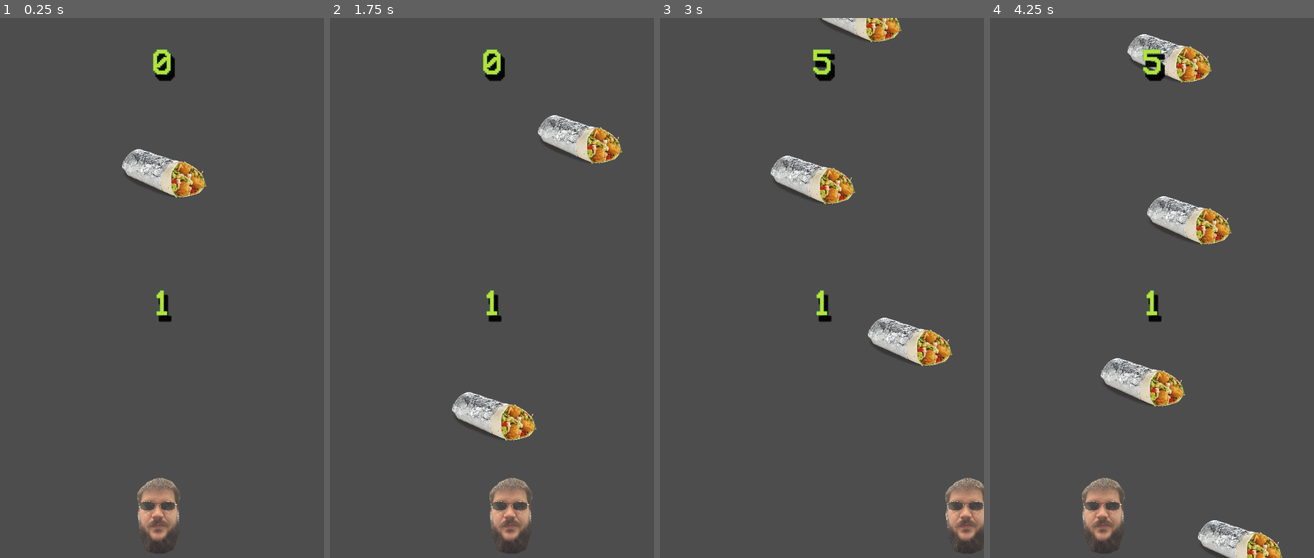
Above: before the commit, frames 1-4 (left to right).
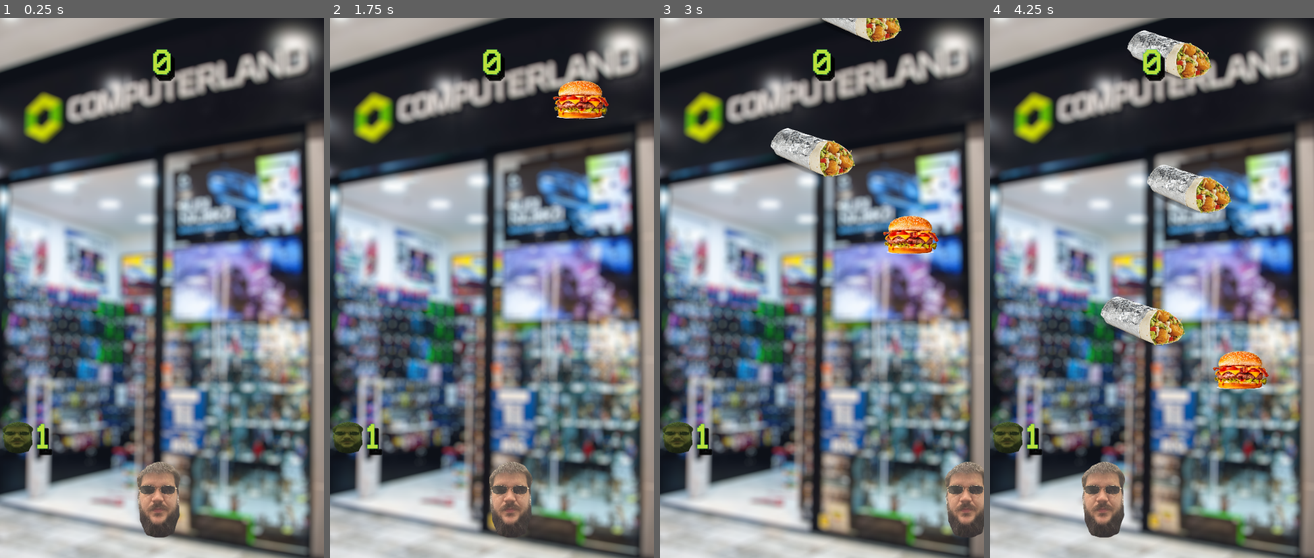
Above: after the commit, the same moments.

Repository: DKirkovik/Boki_eats_game
Game: Godot game, scene res://World/world.tscn
Two runs of this game, one before a commit and one after it. Both use one fixed random seed, a clock stepped at 60 frames per second and the inputs below.
Inputs:
- Up to frame 1 (0.25 s): no input
- Up to frame 2 (1.75 s): hold D (right) 0.53-1.28 s; hold A (left) from 1.28 s (still down)
- Up to frame 3 (3 s): release A (left) at 2.03 s; hold D (right) from 2.03 s (still down)
- Up to frame 4 (4.25 s): release D (right) at 3.53 s; hold A (left) from 3.53 s (still down)

The runs differ from the first frame. In frame 1, 90% of the frame differs, in the area x 0-100%, y 0-100%; in frame 2, 90%; in frame 3, 89%; in frame 4, 90%.

Commit message:
added powerups

Diff:
--- /dev/null
+++ b/Food/cake.tscn
@@ -0,0 +1,12 @@
+[gd_scene load_steps=3 format=3 uid="uid://bshqhfhqo4opj"]
+
+[ext_resource type="PackedScene" uid="uid://obr4c8xuj21u" path="res://Food/food.tscn" id="1_43j25"]
+[ext_resource type="Texture2D" uid="uid://c21blg3ov8qlm" path="res://Assets/burgir.png" id="2_b076s"]
+
+[node name="Burgir" instance=ExtResource("1_43j25")]
+
+[node name="Sprite2D" parent="." index="0"]
+texture = ExtResource("2_b076s")
+
+[node name="CollisionShape2D" parent="." index="1"]
+position = Vector2(1, 3)
--- a/Food/food.gd
+++ b/Food/food.gd
@@ -1,6 +1,6 @@
 extends Area2D
 
-@export var max_speed:float
+@export var max_speed:Vector2
 @export var direction:Vector2
 @export var points_range:Vector2
 
@@ -10,7 +10,7 @@
 
 func _ready():
 	points = randomize_points(points_range)
-	speed = max_speed
+	speed = randomize_speed(max_speed)
 
 func _physics_process(delta):
 	position += direction * speed * delta
@@ -20,9 +20,17 @@
 
 	return final_points
 
+func randomize_speed(s:Vector2) ->float:
+	var final_speed = randf_range(s.x,s.y)
+	return final_speed
+
 func get_points() -> float:
 	return points
 
 
 func _on_visible_on_screen_notifier_2d_screen_exited():
 	queue_free()
+
+
+func bounce_back(force:float) ->void:
+	position.y += -direction.y * force
--- a/Food/food.tscn
+++ b/Food/food.tscn
@@ -5,11 +5,11 @@
 
 [sub_resource type="CapsuleShape2D" id="CapsuleShape2D_pciiq"]
 radius = 35.0
-height = 139.23
+height = 96.0
 
 [node name="Food" type="Area2D"]
 script = ExtResource("1_dw75d")
-max_speed = 300.0
+max_speed = Vector2(200, 350)
 direction = Vector2(0, 1)
 points_range = Vector2(1, 10)
 
--- a/GUI/hud.gd
+++ b/GUI/hud.gd
@@ -1,7 +1,7 @@
 extends Control
 
 @onready var label = $MarginContainer/Label
-@onready var lives_label = $MarginContainer/lives
+@onready var lives_label = $VBoxContainer/lives
 
 
 func _ready():
--- a/GUI/hud.tscn
+++ b/GUI/hud.tscn
@@ -1,7 +1,8 @@
-[gd_scene load_steps=3 format=3 uid="uid://6miqyx3x5ovf"]
+[gd_scene load_steps=4 format=3 uid="uid://6miqyx3x5ovf"]
 
 [ext_resource type="Script" path="res://GUI/hud.gd" id="1_anr25"]
 [ext_resource type="LabelSettings" uid="uid://bqj4wsmbp8q75" path="res://Assets/Fonts/score_font.tres" id="1_fq0oi"]
+[ext_resource type="Texture2D" uid="uid://782uw3ipv3jb" path="res://Assets/Boki_taliban.png" id="3_qwm5q"]
 
 [node name="HUD" type="Control"]
 layout_mode = 3
@@ -20,7 +21,9 @@
 anchor_bottom = 1.0
 grow_horizontal = 2
 grow_vertical = 2
+theme_override_constants/margin_left = 0
 theme_override_constants/margin_top = 50
+theme_override_constants/margin_bottom = 150
 
 [node name="Label" type="Label" parent="MarginContainer"]
 layout_mode = 2
@@ -31,9 +34,35 @@
 horizontal_alignment = 1
 vertical_alignment = 1
 
-[node name="lives" type="Label" parent="MarginContainer"]
+[node name="VBoxContainer" type="MarginContainer" parent="."]
+layout_mode = 1
+anchors_preset = 15
+anchor_right = 1.0
+anchor_bottom = 1.0
+grow_horizontal = 2
+grow_vertical = 2
+theme_override_constants/margin_left = 60
+theme_override_constants/margin_bottom = 200
+
+[node name="lives" type="Label" parent="VBoxContainer"]
 layout_mode = 2
+size_flags_horizontal = 0
+size_flags_vertical = 8
 text = "000"
 label_settings = ExtResource("1_fq0oi")
 horizontal_alignment = 1
 vertical_alignment = 1
+
+[node name="TextureRect" type="TextureRect" parent="VBoxContainer/lives"]
+modulate = Color(0.458824, 0.635294, 0.352941, 1)
+layout_mode = 1
+anchors_preset = 4
+anchor_top = 0.5
+anchor_bottom = 0.5
+offset_left = -56.0
+offset_top = -23.5
+offset_right = 2.0
+offset_bottom = 34.5
+grow_vertical = 2
+texture = ExtResource("3_qwm5q")
+expand_mode = 1
--- a/GameManagers/game_manager.gd
+++ b/GameManagers/game_manager.gd
@@ -3,6 +3,7 @@
 signal score_changed(score:float)
 signal lives_changed(lives:int)
 signal game_over()
+signal jelly_powerup()
 
 var max_score:float
 var score:float
@@ -11,8 +12,9 @@
 
 
 func on_score_changed(_score:float) ->void:
-	score += _score
-	score_changed.emit(score)
+	if !is_game_over:
+		score += _score
+		score_changed.emit(score)
 
 func get_score() ->float:
 	return score
--- a/Player/boki.gd
+++ b/Player/boki.gd
@@ -34,6 +34,11 @@
 
 
 func _on_hit_box_area_entered(area):
+	if area.is_in_group("powerups"):
+		GameManager.jelly_powerup.emit()
+		area.queue_free()
+		audio_stream_player_2d.play()
+
 	if area.has_method("get_points"):
 		GameManager.on_score_changed(area.get_points())
 		if !is_dead:
--- a/PowerUp/monster.gd
+++ b/PowerUp/monster.gd
@@ -2,27 +2,17 @@
 
 @export var max_speed:float
 @export var direction:Vector2
-@export var points_range:Vector2
 
 var speed:float
-var points:float
-var is_trash:bool
 
 func _ready():
-	points = randomize_points(points_range)
 	speed = max_speed
 
 func _physics_process(delta):
 	position += direction * speed * delta
 
-func randomize_points(p:Vector2) ->float:
-	var final_points = randf_range(p.x,p.y)
-
-	return final_points
-
-func get_points() -> float:
-	return points
-
-
 func _on_visible_on_screen_notifier_2d_screen_exited():
 	queue_free()
+
+func bounce_back(force:float) ->void:
+	position.y += -direction.y * force
--- a/PowerUp/monster.tscn
+++ b/PowerUp/monster.tscn
@@ -1,13 +1,21 @@
-[gd_scene load_steps=3 format=3 uid="uid://bdnrl12b2a6qm"]
+[gd_scene load_steps=4 format=3 uid="uid://bdnrl12b2a6qm"]
 
 [ext_resource type="Script" path="res://PowerUp/monster.gd" id="1_gjlgu"]
+[ext_resource type="Texture2D" uid="uid://dw0ns0jj2mqo5" path="res://Assets/monster.png" id="2_rbl3h"]
 
-[sub_resource type="CircleShape2D" id="CircleShape2D_wp3u6"]
+[sub_resource type="CapsuleShape2D" id="CapsuleShape2D_k6vqs"]
+radius = 16.0
+height = 82.0
 
-[node name="Monster" type="Area2D"]
+[node name="Monster" type="Area2D" groups=["powerups"]]
 script = ExtResource("1_gjlgu")
+max_speed = 250.0
+direction = Vector2(0, 1)
+
+[node name="Sprite2D" type="Sprite2D" parent="."]
+position = Vector2(1, 0)
+scale = Vector2(0.2, 0.2)
+texture = ExtResource("2_rbl3h")
 
 [node name="CollisionShape2D" type="CollisionShape2D" parent="."]
-shape = SubResource("CircleShape2D_wp3u6")
-
-[node name="Sprite2D" type="Sprite2D" parent="."]
+shape = SubResource("CapsuleShape2D_k6vqs")
--- a/Spawner/spawner.gd
+++ b/Spawner/spawner.gd
@@ -1,7 +1,8 @@
 extends Node2D
 
 
-@export var food_scene: PackedScene
+@export var food_scenes: Array
+@export var powerup_scenes:Array
 @export var max_spawnrate:float
 @export var spawn_rate_amount:float
 @export var lvl_up:int
@@ -16,8 +17,11 @@
 
 func _ready():
 	GameManager.game_over.connect(on_game_over)
-	if food_scene == null:
+	if food_scenes == null:
 		print("nothing to spawn")
+		return
+	if powerup_scenes == null:
+		print("no powerups to spawn")
 		return
 
 	spawnrate = max_spawnrate
@@ -28,17 +32,21 @@
 func _physics_process(delta):
 	spawnrate = clamp(spawnrate,0,max_spawnrate)
 
+
 func change_spawnrate() ->void:
 	if spawnrate >0.2:
 		spawnrate -= spawn_rate_amount
 		print("spawnrate changed", spawnrate)
 
+
 func get_spawnpoint(range:Vector2) ->float:
 	var point = randf_range(range.x, range.y)
 	return point
 
+
 func spawn_food() ->void:
-	var food_instance = food_scene.instantiate() as Node2D
+	var num = randi_range(0,food_scenes.size()-1)
+	var food_instance = food_scenes[num].instantiate() as Node2D
 	var spawn_point = get_spawnpoint(spawn_range)
 	food_instance.global_position = Vector2(spawn_point,global_position.y)
 	if food_container == null:
@@ -48,12 +56,24 @@
 	spawned_foods +=1
 
 
-
 func _on_timer_timeout():
 	timer.wait_time = spawnrate
 	spawn_food()
 	if spawned_foods % lvl_up == 0:
 		change_spawnrate()
+		spawn_powerup()
+
 
 func on_game_over()->void:
 	timer.stop()
+
+
+func spawn_powerup() -> void:
+	var num = randi_range(0,powerup_scenes.size()-1)
+	var powerup_instance = powerup_scenes[num].instantiate() as Node2D
+	var spawn_point = get_spawnpoint(spawn_range)
+	powerup_instance.global_position = Vector2(spawn_point,global_position.y)
+	if food_container == null:
+		print("nowhere to spawn")
+		return
+	food_container.add_child(powerup_instance)
--- a/Spawner/spawner.tscn
+++ b/Spawner/spawner.tscn
@@ -1,9 +1,14 @@
-[gd_scene load_steps=2 format=3 uid="uid://dctu5ejaupcjc"]
+[gd_scene load_steps=5 format=3 uid="uid://dctu5ejaupcjc"]
 
 [ext_resource type="Script" path="res://Spawner/spawner.gd" id="1_vbwcw"]
+[ext_resource type="PackedScene" uid="uid://obr4c8xuj21u" path="res://Food/food.tscn" id="2_4fg7j"]
+[ext_resource type="PackedScene" uid="uid://bshqhfhqo4opj" path="res://Food/cake.tscn" id="2_a0pml"]
+[ext_resource type="PackedScene" uid="uid://bdnrl12b2a6qm" path="res://PowerUp/monster.tscn" id="4_y2cp4"]
 
 [node name="Spawner" type="Node2D"]
 script = ExtResource("1_vbwcw")
+food_scenes = [ExtResource("2_a0pml"), ExtResource("2_4fg7j")]
+powerup_scenes = [ExtResource("4_y2cp4")]
 max_spawnrate = 1.0
 spawn_rate_amount = 0.1
 lvl_up = 3
--- a/Walls/bottom_wall.gd
+++ b/Walls/bottom_wall.gd
@@ -2,15 +2,49 @@
 
 @onready var bounce_area = $BounceArea
 @onready var sprite_2d = $Sprite2D
+@onready var audio_stream_player_2d = $AudioStreamPlayer2D
+@onready var timer = $Timer
+@onready var start_timer = $StartTimer
 
+@export var bounce_force:float
+@export var powerup_time:float
 
+var is_bounce:bool = false
 
 func _ready():
 	bounce_area.monitoring = false
 	sprite_2d.hide()
+	timer.wait_time = powerup_time
+	GameManager.jelly_powerup.connect(start_powerup)
 
 
 func _on_area_entered(area):
-	if area.has_method("get_points"):
+	if area.has_method("get_points") && !is_bounce:
 		GameManager.on_lives_changed(-1)
-		print("area entered")
+
+
+func activate_bounce() ->void:
+	sprite_2d.show()
+	bounce_area.monitoring = true
+	timer.start()
+
+
+func _on_timer_timeout():
+	sprite_2d.hide()
+	bounce_area.monitoring = false
+	is_bounce = false
+
+
+func _on_timer_2_timeout():
+	is_bounce = true
+	activate_bounce()
+
+
+func _on_bounce_area_area_entered(area):
+	if area.has_method("bounce_back"):
+		audio_stream_player_2d.play()
+		area.bounce_back(bounce_force)
+
+
+func start_powerup() ->void:
+	start_timer.start()
--- /dev/null
+++ b/Walls/bottom_wall.gdshader
@@ -0,0 +1,14 @@
+shader_type canvas_item;
+
+uniform sampler2D distortionTexture;
+
+
+void fragment() {
+	vec4 textureColor = texture(TEXTURE, vec2(sin(UV.x + TIME),UV.y));
+	COLOR = textureColor;
+}
+
+//void light() {
+	// Called for every pixel for every light affecting the CanvasItem.
+	// Uncomment to replace the default light processing function with this one.
+//}
--- a/Walls/bottom_wall.tscn
+++ b/Walls/bottom_wall.tscn
@@ -1,7 +1,8 @@
-[gd_scene load_steps=5 format=3 uid="uid://bqb8mm0vgao4l"]
+[gd_scene load_steps=10 format=3 uid="uid://bqb8mm0vgao4l"]
 
 [ext_resource type="Script" path="res://Walls/bottom_wall.gd" id="1_cd3jb"]
 [ext_resource type="Texture2D" uid="uid://cbhh2x6t0mo0l" path="res://Assets/get_image.jpeg" id="1_tkco6"]
+[ext_resource type="AudioStream" uid="uid://c5o1vfp22gl5i" path="res://Assets/SFX/boing2.wav" id="3_otfca"]
 
 [sub_resource type="RectangleShape2D" id="RectangleShape2D_7uy7s"]
 size = Vector2(700, 10)
@@ -9,7 +10,64 @@
 [sub_resource type="RectangleShape2D" id="RectangleShape2D_3uu3p"]
 size = Vector2(700, 20)
 
+[sub_resource type="AudioStreamRandomizer" id="AudioStreamRandomizer_6kucp"]
+random_pitch = 2.0
+random_volume_offset_db = 1.0
+streams_count = 1
+stream_0/stream = ExtResource("3_otfca")
+stream_0/weight = 1.0
+
+[sub_resource type="Animation" id="Animation_ckkbu"]
+resource_name = "bouncing"
+loop_mode = 1
+tracks/0/type = "value"
+tracks/0/imported = false
+tracks/0/enabled = true
+tracks/0/path = NodePath("Sprite2D:scale")
+tracks/0/interp = 2
+tracks/0/loop_wrap = true
+tracks/0/keys = {
+"times": PackedFloat32Array(0, 0.2, 0.4, 0.6, 0.8, 1),
+"transitions": PackedFloat32Array(13.9288, 1.86607, 1, 0.170755, 0.840896, 1),
+"update": 0,
+"values": [Vector2(0.1, 0.1), Vector2(0.09, 0.09), Vector2(0.11, 0.11), Vector2(0.1, 0.1), Vector2(0.09, 0.09), Vector2(0.1, 0.1)]
+}
+tracks/1/type = "value"
+tracks/1/imported = false
+tracks/1/enabled = true
+tracks/1/path = NodePath("Sprite2D:offset")
+tracks/1/interp = 1
+tracks/1/loop_wrap = true
+tracks/1/keys = {
+"times": PackedFloat32Array(0.2, 0.6, 1),
+"transitions": PackedFloat32Array(1, 1, 1),
+"update": 0,
+"values": [Vector2(0, -50), Vector2(0, -20), Vector2(0, 0)]
+}
+
+[sub_resource type="Animation" id="Animation_fu18s"]
+length = 0.001
+tracks/0/type = "value"
+tracks/0/imported = false
+tracks/0/enabled = true
+tracks/0/path = NodePath("Sprite2D:scale")
+tracks/0/interp = 1
+tracks/0/loop_wrap = true
+tracks/0/keys = {
+"times": PackedFloat32Array(0),
+"transitions": PackedFloat32Array(1),
+"update": 0,
+"values": [Vector2(0.1, 0.1)]
+}
+
+[sub_resource type="AnimationLibrary" id="AnimationLibrary_0x8vu"]
+_data = {
+"RESET": SubResource("Animation_fu18s"),
+"bouncing": SubResource("Animation_ckkbu")
+}
+
 [node name="BottomWall" type="Area2D"]
+z_index = 1
 script = ExtResource("1_cd3jb")
 
 [node name="Sprite2D" type="Sprite2D" parent="."]
@@ -25,10 +83,31 @@
 shape = SubResource("RectangleShape2D_7uy7s")
 
 [node name="BounceArea" type="Area2D" parent="."]
+position = Vector2(0, -7)
 monitoring = false
 
 [node name="Bounce" type="CollisionShape2D" parent="BounceArea"]
 position = Vector2(302, -15.5)
 shape = SubResource("RectangleShape2D_3uu3p")
 
+[node name="Timer" type="Timer" parent="."]
+wait_time = 10.0
+one_shot = true
+
+[node name="StartTimer" type="Timer" parent="."]
+wait_time = 0.5
+one_shot = true
+
+[node name="AudioStreamPlayer2D" type="AudioStreamPlayer2D" parent="."]
+stream = SubResource("AudioStreamRandomizer_6kucp")
+
+[node name="AnimationPlayer" type="AnimationPlayer" parent="."]
+libraries = {
+"": SubResource("AnimationLibrary_0x8vu")
+}
+autoplay = "bouncing"
+
 [connection signal="area_entered" from="." to="." method="_on_area_entered"]
+[connection signal="area_entered" from="BounceArea" to="." method="_on_bounce_area_area_entered"]
+[connection signal="timeout" from="Timer" to="." method="_on_timer_timeout"]
+[connection signal="timeout" from="StartTimer" to="." method="_on_timer_2_timeout"]
--- a/World/world.tscn
+++ b/World/world.tscn
@@ -3,7 +3,7 @@
 [ext_resource type="Script" path="res://World/world.gd" id="1_jw5v4"]
 [ext_resource type="PackedScene" uid="uid://cfrbjq7wjs8rt" path="res://Player/boki.tscn" id="1_khhgq"]
 [ext_resource type="PackedScene" uid="uid://bqb8mm0vgao4l" path="res://Walls/bottom_wall.tscn" id="2_2gbmo"]
-[ext_resource type="PackedScene" uid="uid://obr4c8xuj21u" path="res://Food/food.tscn" id="2_bab8u"]
+[ext_resource type="Texture2D" uid="uid://cjvcitfked67c" path="res://Assets/background_big.png" id="2_m6qq2"]
 [ext_resource type="PackedScene" uid="uid://dctu5ejaupcjc" path="res://Spawner/spawner.tscn" id="4_fp0d6"]
 [ext_resource type="PackedScene" uid="uid://6miqyx3x5ovf" path="res://GUI/hud.tscn" id="4_xwjek"]
 [ext_resource type="PackedScene" uid="uid://b1v8pbmdnfeuv" path="res://GUI/game_over/game_over.tscn" id="5_02try"]
@@ -12,18 +12,20 @@
 script = ExtResource("1_jw5v4")
 
 [node name="Background" type="Sprite2D" parent="."]
+position = Vector2(153, 488)
+scale = Vector2(1.3, 1.3)
+texture = ExtResource("2_m6qq2")
 
 [node name="BottomWall" parent="." instance=ExtResource("2_2gbmo")]
-position = Vector2(0, 988)
+position = Vector2(0, 978)
+bounce_force = 500.0
+powerup_time = 10.0
 
 [node name="Boki" parent="." instance=ExtResource("1_khhgq")]
-position = Vector2(294, 922)
+position = Vector2(294, 892)
 max_speed = 500.0
 max_hp = 1
 offset = 40.0
-
-[node name="Food" parent="." instance=ExtResource("2_bab8u")]
-position = Vector2(304, 213)
 
 [node name="CanvasLayer" type="CanvasLayer" parent="."]
 
@@ -34,7 +36,6 @@
 [node name="FoodContainer" type="Node2D" parent="."]
 
 [node name="Spawner" parent="." node_paths=PackedStringArray("food_container") instance=ExtResource("4_fp0d6")]
-food_scene = ExtResource("2_bab8u")
 lvl_up = 10
 spawn_offset = 40.0
 food_container = NodePath("../FoodContainer")
Not shown, added: Assets/SFX/boing2.wav.import
Binary file added: Assets/background_big.png
Not shown, added: Assets/background_big.png.import
Binary file added: Assets/burgir.png
Not shown, added: Assets/burgir.png.import
Binary file added: Assets/monster.png
Not shown, added: Assets/monster.png.import
Not shown, added: Assets/SFX/boing2.wav
